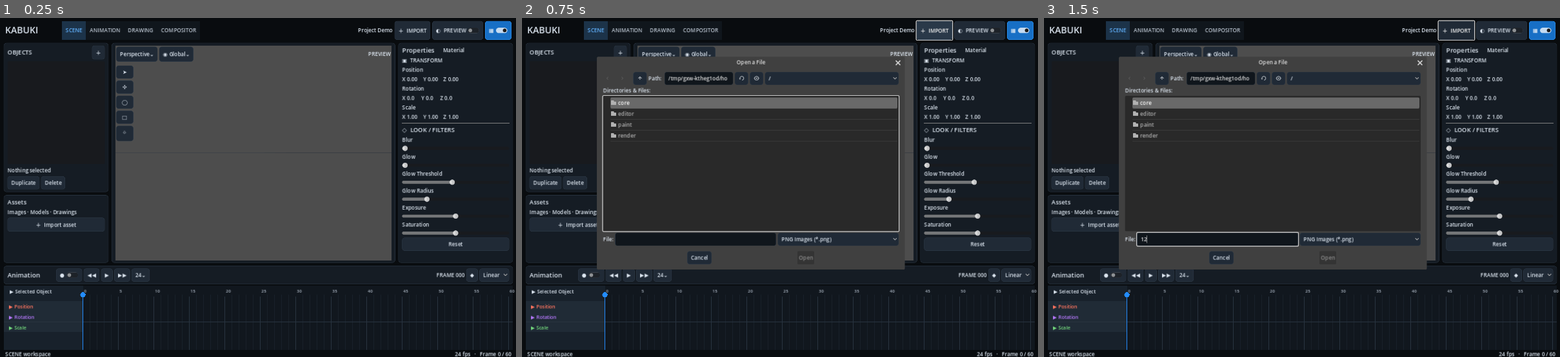
Above: before the commit, frames 1-3 (left to right).
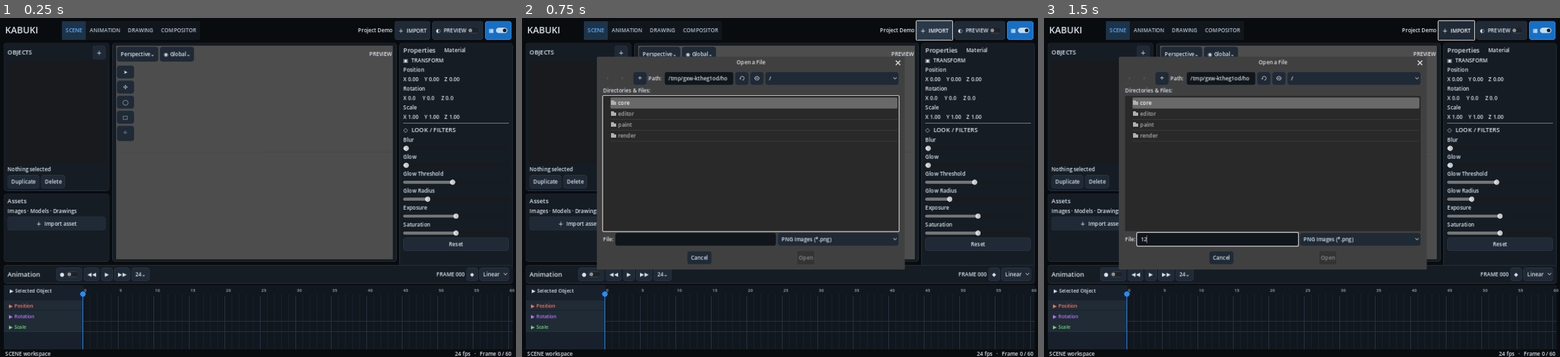
Above: after the commit, the same moments.

Repository: Onnevan/Kabuki
Game: Godot game, scene res://editor/main.tscn
The game is run twice, just before and just after one commit, with the same random seed, the same clock (stepped at 60 frames per second) and the same inputs.
Inputs (mouse positions are in pixels of both pictures, inside the frame that each line leads up to):
- Up to frame 1 (0.25 s): no input
- Up to frame 2 (0.75 s): click "＋ IMPORT" at 0.5 s
- Up to frame 3 (1.5 s): click (1219, 238) at 1.27 s; type "12" at 1.35 s

The runs differ from the first frame. In frame 1, 4.3% of the frame differs, in the area x 0-100%, y 7-100%; in frame 2, 3.6%; in frame 3, 3.6%.
Error before the commit: Invalid assignment of property or key 'position' with value of type 'Vector2' on a base object of type 'null instance'. (res://editor/main.gd:308)

Commit message:
Expose responsive layout nodes as unique scene nodes

Diff:
--- a/editor/main.tscn
+++ b/editor/main.tscn
@@ -53,6 +53,7 @@
 button_pressed=true
 
 [node name="LeftPanel" type="VBoxContainer" parent="."]
+unique_name_in_owner=true
 offset_left=8.0
 offset_top=66.0
 offset_right=286.0
@@ -94,6 +95,7 @@
 text="＋  Import asset"
 
 [node name="ViewportFrame" type="PanelContainer" parent="."]
+unique_name_in_owner=true
 offset_left=294.0
 offset_top=66.0
 offset_right=1046.0
@@ -134,6 +136,7 @@
 script=ExtResource("6")
 
 [node name="ViewportTop" type="HBoxContainer" parent="."]
+unique_name_in_owner=true
 offset_left=306.0
 offset_top=76.0
 offset_right=1034.0
@@ -149,6 +152,7 @@
 text="PREVIEW"
 
 [node name="ToolRail" type="VBoxContainer" parent="."]
+unique_name_in_owner=true
 offset_left=306.0
 offset_top=126.0
 offset_right=352.0
@@ -249,6 +253,7 @@
 text="Reset"
 
 [node name="Bottom" type="VBoxContainer" parent="."]
+unique_name_in_owner=true
 offset_left=8.0
 offset_top=658.0
 offset_right=1358.0
@@ -295,6 +300,7 @@
 step=1.0
 
 [node name="StatusBar" type="HBoxContainer" parent="."]
+unique_name_in_owner=true
 offset_left=12.0
 offset_top=882.0
 offset_right=1354.0
